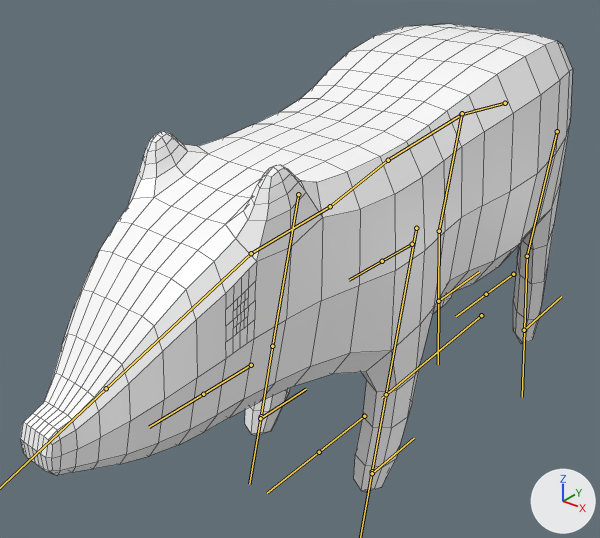
A saved change to the FBX model city-sim/Assets/Models/Pig.fbx.
Both versions are drawn from a camera (50 mm lens) standing at (3.84, -7.1, 5.19) and looking at (-0.48, -1.69, 1.83). Arrows for +X, +Y and +Z are at lower right; the lights stay in place. Both versions are drawn at frame 21 of the action 'Armature|Idle'; the numbers are the values there. The bones that bend it are drawn over the model as lines. Mesh edges are drawn as thin lines.
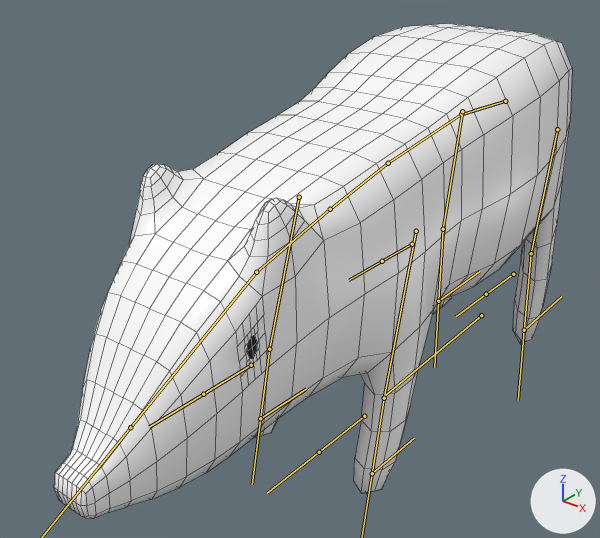
The edits, one by one:
Bone 'Hips.Controller' (bone_hips_controller) turns from (-1, 0, 0) to (0, 0, 0) degrees about its own x, y and z.
Bone 'Chest' (bone_chest) turns from (1, 0, 0) to (0, 0, 0) degrees about its own x, y and z.
Bone 'Neck' (bone_neck) turns from (-8, 0, 2) to (0, 0, 0) degrees about its own x, y and z.
Bone 'FrontUpperLeg.L' (bone_frontupperleg_l) turns from (2, -2, 0) to (0, -2, 0) degrees about its own x, y and z.
Bone 'FrontLowerLeg.L' (bone_frontlowerleg_l) turns from (-5, 0, -1) to (0, 0, 0) degrees about its own x, y and z.
Bone 'FrontUpperLeg.L.001' (bone_frontupperleg_l_001) turns from (2, -6, 0) to (0, -6, 0) degrees about its own x, y and z.
Bone 'FrontLowerLeg.L.001' (bone_frontlowerleg_l_001) turns from (-5, 0, 1) to (0, 0, 0) degrees about its own x, y and z.
Bone 'BackUpperLeg.L' (bone_backupperleg_l) turns from (-2, -1, 1) to (0, -1, 0) degrees about its own x, y and z.
Bone 'BackLowerLeg.L' (bone_backlowerleg_l) turns from (8, 0, -2) to (0, 0, 0) degrees about its own x, y and z.
Bone 'BackUpperLeg.L.001' (bone_backupperleg_l_001) turns from (-2, 11, 1) to (0, 11, 1) degrees about its own x, y and z.
Bone 'BackLowerLeg.L.001' (bone_backlowerleg_l_001) turns from (8, 0, 1) to (0, 0, 0) degrees about its own x, y and z.

Location of each change, (x1, y1, x2, y2) in pixels of the pictures (600 x 538 px):
'Cube', posed (6% narrower)
    before: (20, 24, 573, 492)
    after: (54, 24, 572, 519)
bone 'Hips.Controller', root to tip
    before: (461, 114) to (505, 103)
    after: (461, 114) to (505, 101)
bone 'Chest', root to tip
    before: (388, 160) to (331, 205)
    after: (388, 163) to (331, 208)
bone 'Neck', root to tip
    before: (330, 206) to (251, 253)
    after: (330, 209) to (256, 272)
bone 'FrontUpperLeg.L', root to tip
    before: (416, 228) to (386, 394)
    after: (416, 231) to (384, 398)
bone 'FrontLowerLeg.L', root to tip
    before: (386, 394) to (372, 471)
    after: (384, 398) to (372, 473)
bone 'FrontUpperLeg.L.001', root to tip
    before: (298, 194) to (272, 346)
    after: (299, 197) to (269, 349)
bone 'FrontLowerLeg.L.001', root to tip
    before: (272, 346) to (261, 416)
    after: (269, 349) to (260, 418)
bone 'BackUpperLeg.L', root to tip
    before: (557, 131) to (527, 256)
    after: (557, 129) to (531, 253)
bone 'BackLowerLeg.L', root to tip
    before: (527, 256) to (524, 330)
    after: (531, 253) to (524, 330)
bone 'BackUpperLeg.L.001', root to tip
    before: (462, 113) to (439, 231)
    after: (462, 111) to (443, 229)
bone 'BackLowerLeg.L.001', root to tip
    before: (439, 231) to (438, 301)
    after: (443, 229) to (438, 301)
